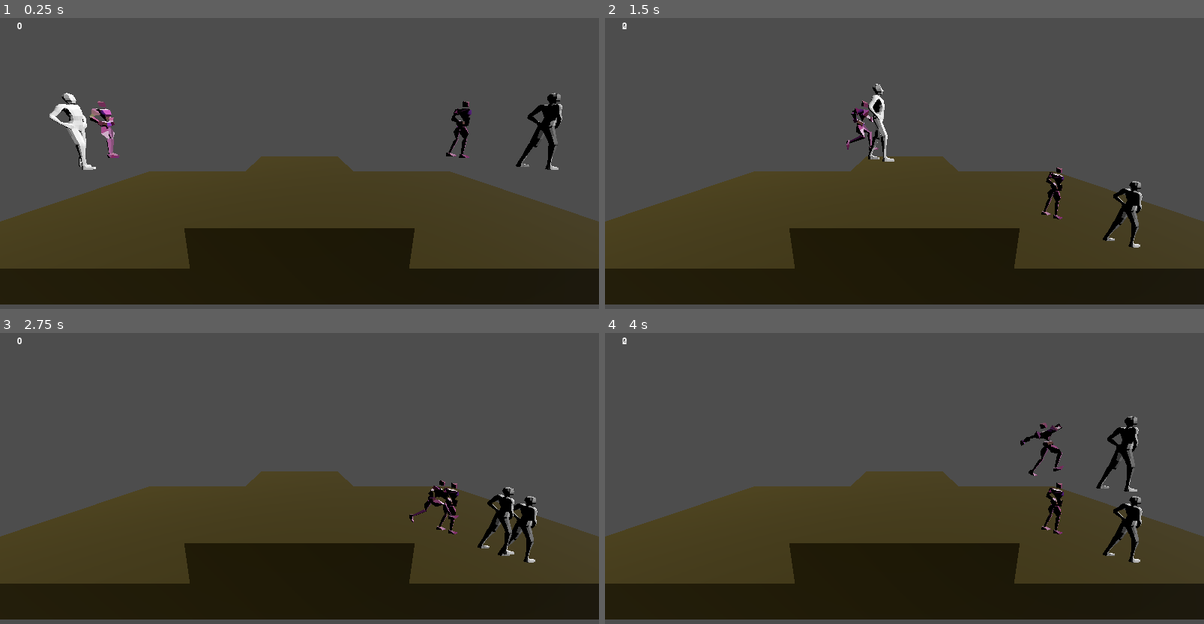
Above: before the commit, frames 1-4 (two rows, left to right).
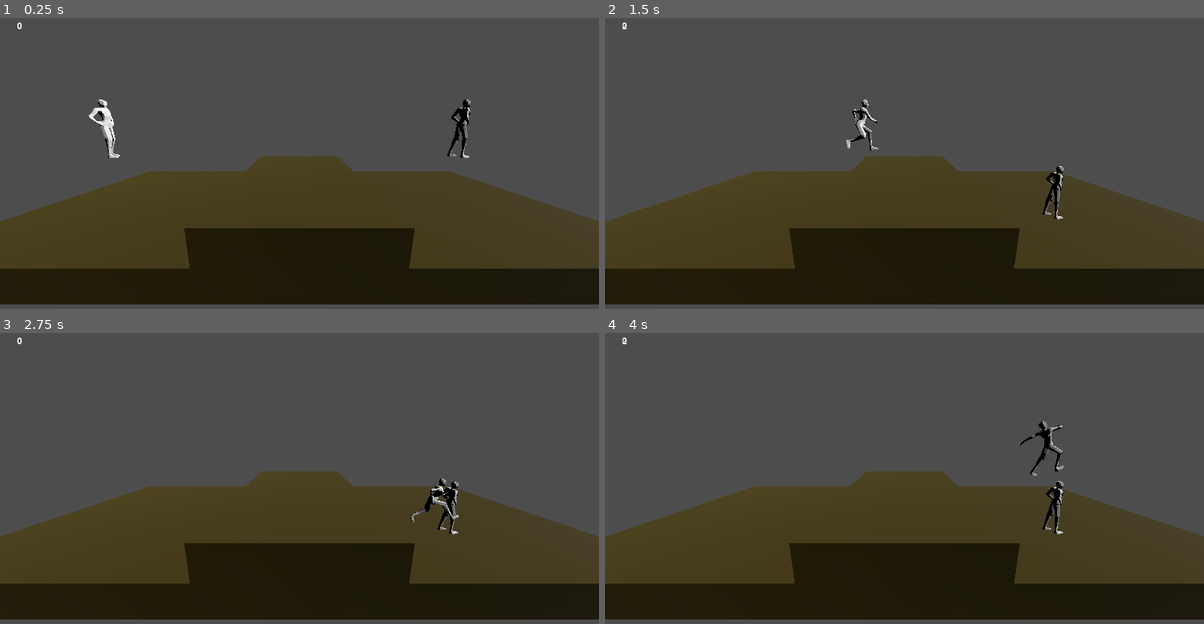
Above: after the commit, the same moments.

Repository: pixelcrust/fighting_game
Game: Godot game, scene res://scenes/world.tscn
The game is run twice, just before and just after one commit, with the same random seed, the same clock (stepped at 60 frames per second) and the same inputs.
Inputs:
- Up to frame 1 (0.25 s): no input
- Up to frame 2 (1.5 s): hold D (key_right_0) 0.53-1.28 s; tap B (key_block_0) at 0.6 s; tap W (key_jump_0) at 0.77 s; hold A (key_left_0) from 1.28 s (still down); tap L (key_block_1) at 1.35 s
- Up to frame 3 (2.75 s): tap W (key_jump_0) at 1.52 s; release A (key_left_0) at 2.03 s; hold D (key_right_0) from 2.03 s (still down); tap S (key_duck_0) at 2.1 s
- Up to frame 4 (4 s): tap Down (key_duck_1) at 2.85 s; tap W (key_jump_0) at 3.02, 3.77 s; release D (key_right_0) at 3.53 s; hold A (key_left_0) from 3.53 s (still down); tap B (key_block_0) at 3.6 s

The runs differ from the first frame. In frame 1, 1.9% of the frame differs, in the area x 8-94%, y 25-53%; in frame 2, 1.4%; in frame 3, 1.4%; in frame 4, 1.7%.
Error after the commit: Invalid access to property or key 'torso_crtl' on a base object of type 'Skeleton3D'. (res://character_rig.gd:9)

Commit message:
started with new mesh

Diff:
--- /dev/null
+++ b/character_rig.gd
@@ -0,0 +1,9 @@
+extends Node3D
+@onready var animation_player: AnimationPlayer = $AnimationPlayer
+
+@onready var skeleton_3d: Skeleton3D = $rig_base/Skeleton3D
+@onready var hand_left: Area3D = $rig_base/Skeleton3D/hand_left
+
+
+func _process(delta):
+	hand_left.global_position = skeleton_3d.torso_crtl.torso_1.torso_2.shoulder.L.arm_1.L.arm_2.L.hand.L.global_position
--- /dev/null
+++ b/character_rig.tscn
@@ -0,0 +1,39 @@
+[gd_scene load_steps=4 format=3 uid="uid://dp184cddhtubo"]
+
+[ext_resource type="PackedScene" uid="uid://dm35mdk4nuxai" path="res://blender_models/Base_Rig.003.glb" id="1_i5gnq"]
+[ext_resource type="Script" uid="uid://bqxrflxmu3o5q" path="res://character_rig.gd" id="2_ujp2s"]
+
+[sub_resource type="BoxShape3D" id="BoxShape3D_ujp2s"]
+size = Vector3(0.2, 0.2, 0.2)
+
+[node name="Base_Rig_003" instance=ExtResource("1_i5gnq")]
+script = ExtResource("2_ujp2s")
+
+[node name="Skeleton3D" parent="rig_base" index="0"]
+bones/3/rotation = Quaternion(0.0557636, 0.975072, -0.214332, 0.0136437)
+bones/4/rotation = Quaternion(-0.116987, 0.000578578, -0.0168638, 0.99299)
+bones/5/rotation = Quaternion(-0.0557636, 0.975072, -0.214332, -0.0136437)
+bones/6/rotation = Quaternion(-0.116987, -0.000578578, 0.0168638, 0.99299)
+bones/7/rotation = Quaternion(0.689521, 0, 0, 0.724266)
+bones/9/rotation = Quaternion(-0.398817, 0.0416886, -0.641026, 0.65444)
+bones/10/rotation = Quaternion(0.330896, 0.330141, -0.0700928, 0.88125)
+bones/11/rotation = Quaternion(-0.0174191, 0.00228071, 0.0309535, 0.999366)
+bones/28/rotation = Quaternion(-0.0174191, 0.00228068, 0.0309525, 0.999366)
+bones/31/rotation = Quaternion(0.347038, 0, 0, 0.937851)
+bones/32/rotation = Quaternion(-0.398817, -0.0416886, 0.641026, 0.65444)
+bones/33/rotation = Quaternion(0.330896, -0.330141, 0.0700928, 0.88125)
+bones/34/rotation = Quaternion(-0.0174191, -0.00228071, -0.0309535, 0.999366)
+bones/51/rotation = Quaternion(-0.0174191, -0.00228068, -0.0309525, 0.999366)
+bones/53/position = Vector3(0.173005, -0.0706194, -0.10273)
+bones/53/rotation = Quaternion(0.27751, 0, 0, 0.960723)
+bones/54/rotation = Quaternion(-0.203431, 0.0938934, 0.051807, 0.973199)
+bones/59/position = Vector3(-2.98023e-08, -1.74623e-07, 2.52539e-07)
+bones/59/rotation = Quaternion(0.961676, 0, 0, -0.27419)
+bones/60/rotation = Quaternion(-0.198845, -0.0946101, -0.0526296, 0.974033)
+bones/62/rotation = Quaternion(0.0570964, 1.75889e-15, 0.998369, -9.40992e-09)
+
+[node name="hand_left" type="Area3D" parent="rig_base/Skeleton3D" index="1"]
+
+[node name="CollisionShape3D" type="CollisionShape3D" parent="rig_base/Skeleton3D/hand_left" index="0"]
+transform = Transform3D(1, 0, 0, 0, 1, 0, 0, 0, 1, 0.73832, 0, -1.37827)
+shape = SubResource("BoxShape3D_ujp2s")
--- /dev/null
+++ b/scenes/base_rig.tscn
@@ -0,0 +1,111 @@
+[gd_scene load_steps=6 format=3 uid="uid://3b1ee6qxl2l7"]
+
+[ext_resource type="PackedScene" uid="uid://c1pfwljcwbc8l" path="res://blender_models/Base_Rig.002.glb" id="1_t735r"]
+
+[sub_resource type="BoxShape3D" id="BoxShape3D_t735r"]
+size = Vector3(0.05, 0.05, 0.05)
+
+[sub_resource type="BoxShape3D" id="BoxShape3D_xbqto"]
+size = Vector3(0.05, 0.05, 0.05)
+
+[sub_resource type="BoxShape3D" id="BoxShape3D_d507y"]
+size = Vector3(0.1, 0.3, 0.1)
+
+[sub_resource type="BoxShape3D" id="BoxShape3D_u0jwa"]
+size = Vector3(0.1, 0.3, 0.1)
+
+[node name="base_rig" instance=ExtResource("1_t735r")]
+
+[node name="Skeleton3D" parent="rig_base" index="0"]
+bones/1/position = Vector3(0, -0.00734103, -0.928704)
+bones/1/rotation = Quaternion(0.98555, 0, 0, -0.169383)
+bones/3/rotation = Quaternion(0.0533862, 0.757114, -0.65104, 0.00862484)
+bones/4/rotation = Quaternion(-0.00358802, 0.000582657, -0.000517218, 0.999993)
+bones/7/rotation = Quaternion(-0.185177, 0.933753, -0.257791, -0.165405)
+bones/8/rotation = Quaternion(-0.56695, -0.000477633, 0.0817265, 0.819688)
+bones/12/rotation = Quaternion(0.848131, 0, 0, 0.529787)
+bones/13/rotation = Quaternion(-0.249991, 0, 0, 0.968248)
+bones/14/rotation = Quaternion(-0.508977, 0.173128, -0.545202, 0.643214)
+bones/15/rotation = Quaternion(0.00968252, 0.77981, -0.0436097, 0.62442)
+bones/16/rotation = Quaternion(0.677225, -0.196411, -0.204095, 0.679069)
+bones/35/rotation = Quaternion(0.878837, 0.0284357, 0.00738968, 0.476218)
+bones/39/rotation = Quaternion(0.165322, 0, 0, 0.98624)
+bones/41/rotation = Quaternion(-0.0524327, 0.249284, 0.763778, 0.593087)
+bones/42/rotation = Quaternion(0.535908, -0.443282, 0.389508, 0.60381)
+bones/43/rotation = Quaternion(0.429338, -0.0403576, -0.196401, 0.880606)
+bones/62/rotation = Quaternion(0.701127, -0.0279549, -0.271711, 0.658645)
+bones/65/position = Vector3(0.171224, 0.505974, -0.136461)
+bones/65/rotation = Quaternion(0.161051, 0, 0, 0.986946)
+bones/66/rotation = Quaternion(-0.31068, 0.0990847, 0.0410142, 0.944446)
+bones/67/position = Vector3(0.173005, 0.518742, -0.121918)
+bones/69/position = Vector3(-0.173005, -0.61228, -0.323176)
+bones/70/position = Vector3(5.36442e-07, 3.10014e-05, -1.73055e-05)
+bones/70/rotation = Quaternion(0.482676, 0, 0, -0.875799)
+bones/71/rotation = Quaternion(-0.123082, -0.0902664, -0.0597742, 0.986474)
+bones/72/rotation = Quaternion(0.0570964, 1.75889e-15, 0.998369, -9.40992e-09)
+bones/73/position = Vector3(5.43192e-07, 3.10186e-05, -1.73002e-05)
+bones/73/rotation = Quaternion(0.970332, -2.88219e-08, 1.15673e-07, -0.241776)
+bones/74/position = Vector3(0.171224, 0.505974, -0.136461)
+
+[node name="cfpoly_007" parent="rig_base/Skeleton3D" index="0"]
+transform = Transform3D(2.57893, -0.212896, 0.0027328, 0.135025, 1.66104, 1.97962, -0.164622, -1.97277, 1.66652, -0.00689612, 0.620866, -0.113133)
+
+[node name="cfpoly_006" parent="rig_base/Skeleton3D" index="1"]
+transform = Transform3D(2.58252, -0.15703, -0.0463719, 0.153423, 2.06485, 1.55211, -0.0571845, -1.55175, 2.07003, -0.0184272, 0.521389, -0.0281209)
+
+[node name="cfpoly_005" parent="rig_base/Skeleton3D" index="2"]
+transform = Transform3D(2.32105, -1.0504, 0.453389, 0.838451, 0.86403, -2.29056, 0.778399, 2.20143, 1.11534, -0.0284935, -0.623609, -0.166762)
+
+[node name="cfpoly_002" parent="rig_base/Skeleton3D" index="3"]
+transform = Transform3D(2.38302, -0.608456, -0.804494, 0.416296, 2.47318, -0.637398, 0.918762, 0.457558, 2.37544, -0.31293, -0.27403, 0.132578)
+
+[node name="cfpoly_014" parent="rig_base/Skeleton3D" index="4"]
+transform = Transform3D(2.5877, 0, 0, 0, 2.43921, -0.863961, 0, 0.863959, 2.43921, 0, -0.373639, 0.127451)
+
+[node name="cfpoly_015" parent="rig_base/Skeleton3D" index="5"]
+transform = Transform3D(0.503718, 0.126531, -2.53504, -0.135577, 2.58213, 0.101943, 2.53458, 0.112975, 0.509264, -1.21807, -0.0217352, -1.38146)
+
+[node name="area_hand_left" type="Area3D" parent="rig_base/Skeleton3D/cfpoly_015/cfpoly_015" index="0"]
+transform = Transform3D(1, 5.66244e-07, -1.78814e-07, 5.21541e-07, 1, 0, 2.98023e-08, 0, 0.999999, 0.27288, -0.0015706, -0.524886)
+
+[node name="CollisionShape3D" type="CollisionShape3D" parent="rig_base/Skeleton3D/cfpoly_015/cfpoly_015/area_hand_left" index="0"]
+transform = Transform3D(1, -2.98023e-08, -2.98023e-08, 8.9407e-08, 1, 1.49012e-08, 2.98023e-08, -7.45058e-08, 1, 0, 0, 0)
+shape = SubResource("BoxShape3D_t735r")
+
+[node name="cfpoly_012" parent="rig_base/Skeleton3D" index="6"]
+transform = Transform3D(0.503718, 0.12653, -2.53505, -0.135576, 2.58213, 0.101943, 2.53458, 0.112973, 0.509264, -1.21807, -0.0217352, -1.38146)
+
+[node name="cfpoly_011" parent="rig_base/Skeleton3D" index="7"]
+transform = Transform3D(1.57131, 0.449433, -2.00629, -2.01431, -0.169479, -1.61556, -0.41199, 2.54273, 0.246934, -1.10463, -0.673405, -1.00695)
+
+[node name="cfpoly_009" parent="rig_base/Skeleton3D" index="8"]
+transform = Transform3D(2.5877, 0, 0, 0, 2.53583, -0.515524, 0, 0.515524, 2.53583, 0, -0.0597323, 0.233771)
+
+[node name="cfpoly_010" parent="rig_base/Skeleton3D" index="9"]
+transform = Transform3D(-2.2612, 1.20413, 0.365016, -1.14018, -1.64345, -1.64173, -0.532121, -1.59541, 1.96665, -0.30656, -0.69892, 0.0381518)
+
+[node name="area_hand_right" type="Area3D" parent="rig_base/Skeleton3D/cfpoly_010/cfpoly_010" index="0"]
+transform = Transform3D(1, 1.07288e-06, -5.06639e-07, 8.9407e-08, 1, -2.08616e-07, 2.68221e-07, -6.55651e-07, 1, -0.274687, 0.0051426, -0.53334)
+
+[node name="CollisionShape3D" type="CollisionShape3D" parent="rig_base/Skeleton3D/cfpoly_010/cfpoly_010/area_hand_right" index="0"]
+shape = SubResource("BoxShape3D_xbqto")
+
+[node name="cfpoly_001" parent="rig_base/Skeleton3D" index="10"]
+transform = Transform3D(-2.2612, 1.20413, 0.365017, -1.14018, -1.64345, -1.64173, -0.532121, -1.59541, 1.96665, -0.30656, -0.698921, 0.0381525)
+
+[node name="cfpoly_003" parent="rig_base/Skeleton3D" index="11"]
+transform = Transform3D(-0.384441, 2.54556, -0.261742, -1.46224, -0.435735, -2.09002, -2.10006, -0.1626, 1.50316, -0.319462, -0.980863, -0.455691)
+
+[node name="area_left_foot" type="Area3D" parent="rig_base/Skeleton3D/cfpoly_004" index="0"]
+transform = Transform3D(1, 0, 0, 0, 1, 0, 0, 0, 1, -0.178813, 0, 0)
+
+[node name="CollisionShape3D" type="CollisionShape3D" parent="rig_base/Skeleton3D/cfpoly_004/area_left_foot" index="0"]
+transform = Transform3D(1, 0, 0, 0, 1, 0, 0, 0, 1, 0.0147651, 0.0841388, 0)
+shape = SubResource("BoxShape3D_d507y")
+
+[node name="area_right_foot" type="Area3D" parent="rig_base/Skeleton3D/cfpoly_008" index="0"]
+transform = Transform3D(1, 0, 0, 0, 1, 0, 0, 0, 1, 0.141353, 0, 0)
+
+[node name="CollisionShape3D" type="CollisionShape3D" parent="rig_base/Skeleton3D/cfpoly_008/area_right_foot" index="0"]
+transform = Transform3D(1, 0, 0, 0, 1, 0, 0, 0, 1, 0.0113862, -0.108712, 0)
+shape = SubResource("BoxShape3D_u0jwa")
--- a/scenes/test_fighter.tscn
+++ b/scenes/test_fighter.tscn
@@ -1,7 +1,7 @@
 [gd_scene load_steps=7 format=3 uid="uid://b5m04rkbekqft"]
 
 [ext_resource type="Script" uid="uid://cpvr6he6n03xx" path="res://scripts/script_fighter.gd" id="1_udbmd"]
-[ext_resource type="PackedScene" uid="uid://bgw2oybm1tios" path="res://scenes/test_rig.tscn" id="2_7e5go"]
+[ext_resource type="PackedScene" uid="uid://dp184cddhtubo" path="res://character_rig.tscn" id="2_7e5go"]
 
 [sub_resource type="Animation" id="Animation_7e5go"]
 length = 0.001
@@ -40,4 +40,4 @@
 transform = Transform3D(1, 0, 0, 0, 1, 0, 0, 0, 1, 0, 0.903022, 0)
 shape = SubResource("CapsuleShape3D_7e5go")
 
-[node name="base_rig" parent="." instance=ExtResource("2_7e5go")]
+[node name="Base_Rig_003" parent="." instance=ExtResource("2_7e5go")]
--- a/scripts/script_fighter.gd
+++ b/scripts/script_fighter.gd
@@ -10,7 +10,7 @@
 @onready var animation_player: AnimationPlayer = $AnimationPlayer
 @onready var base: RayCast3D = $base
 @onready var label_state: Label = $label_state
-@onready var base_rig: Node3D = $base_rig
+@onready var base_rig: Node3D = $Base_Rig_003
 
 #controlls
 var key_left : String
Not shown, added: character_rig.gd.uid
